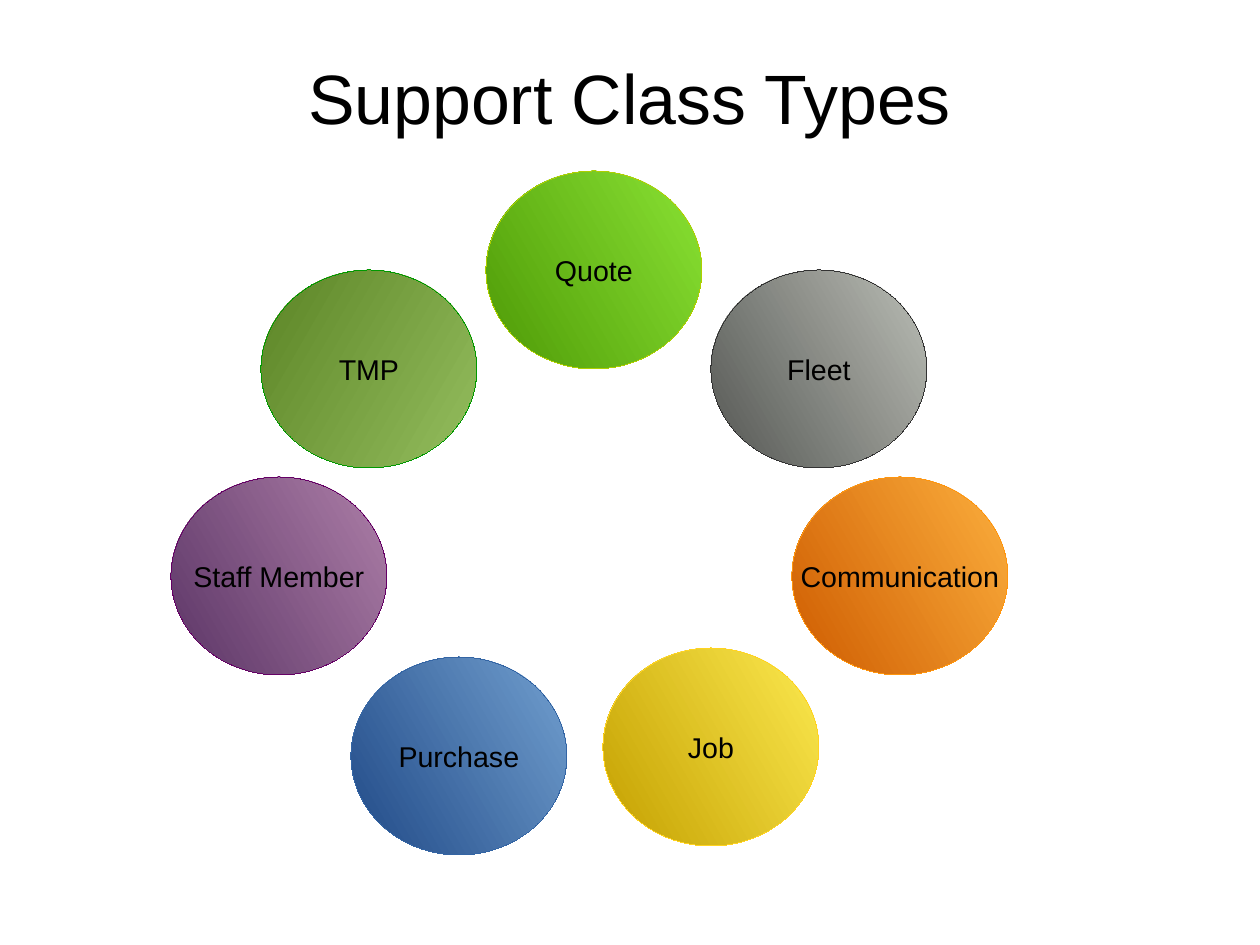
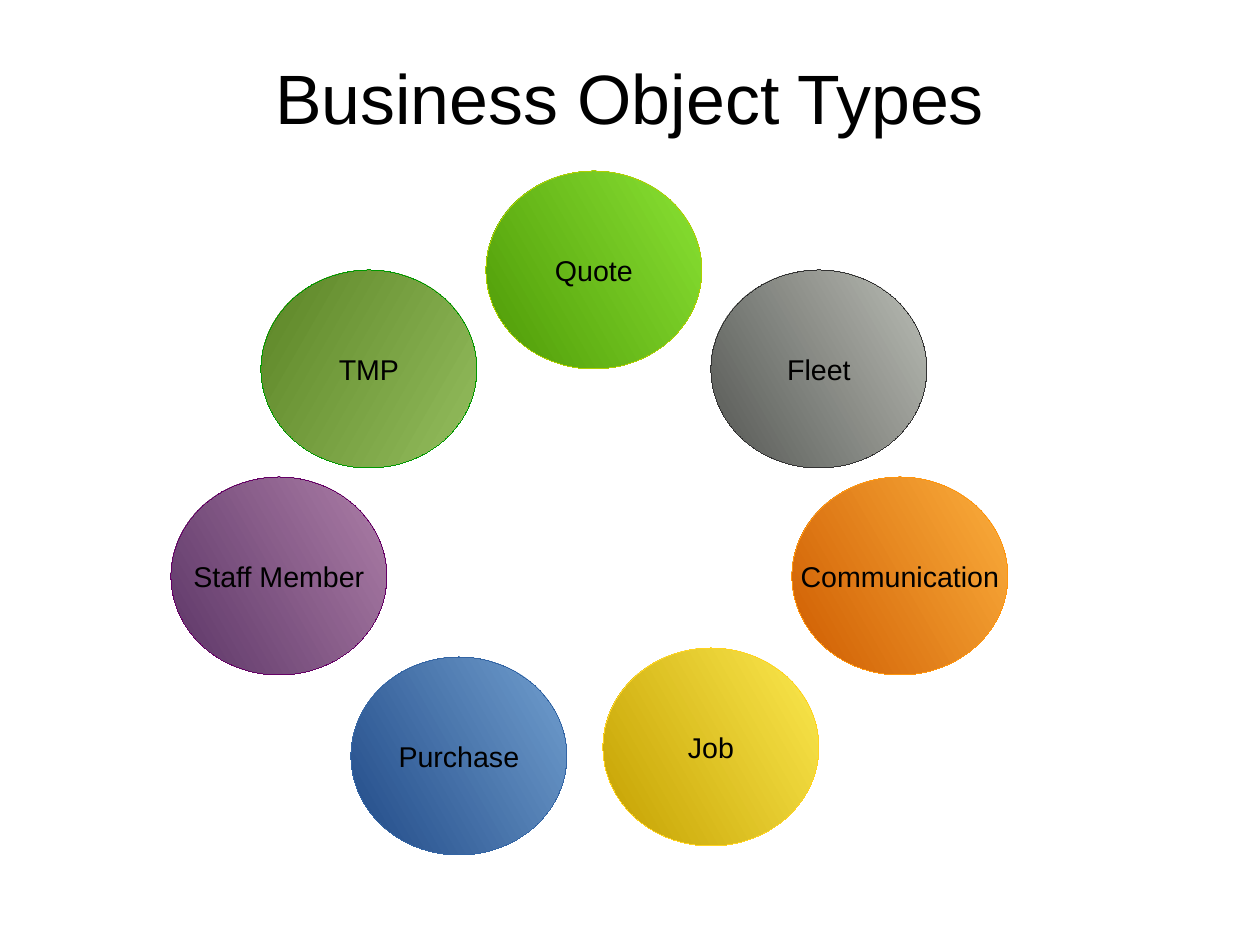
Before and after one commit to monkeysh1ne/TMNZ_Stuff, a slide deck: slide 14 of Workflows BP Models.odp. Drawn at 1260x945 pixels with LibreOffice and Linux fonts; fonts in the diff are those of the drawing. Boxes give left, top, right and bottom in pixels: in the first picture for what was removed or moved away, otherwise in the second. Text is boxed around its words. In the diff, an @@ line names an element or a change of style, - is before the commit and + after.

```diff
--- a/Workflows BP Models.odp
+++ b/Workflows BP Models.odp
@@ title at box(275, 73, 984, 138): text changed @@
-Support Class Types
+Business Object Types
```
Also in this commit, not shown: 2 slides added, 1 slide removed, 1 other file.
